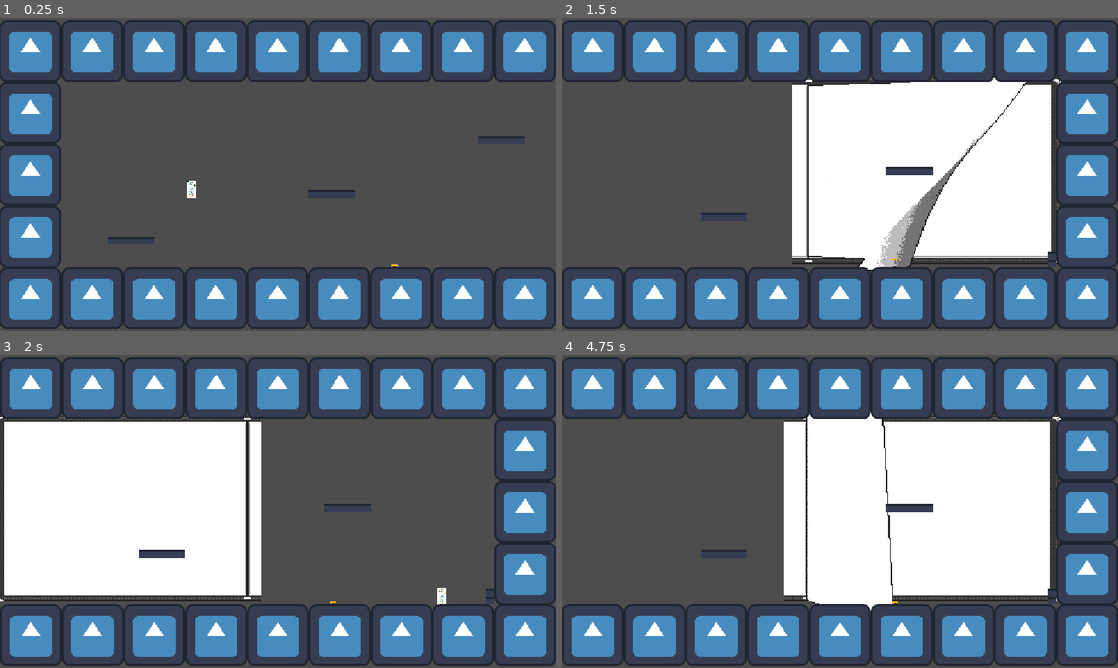
Above: before the commit, frames 1-4 (two rows, left to right).
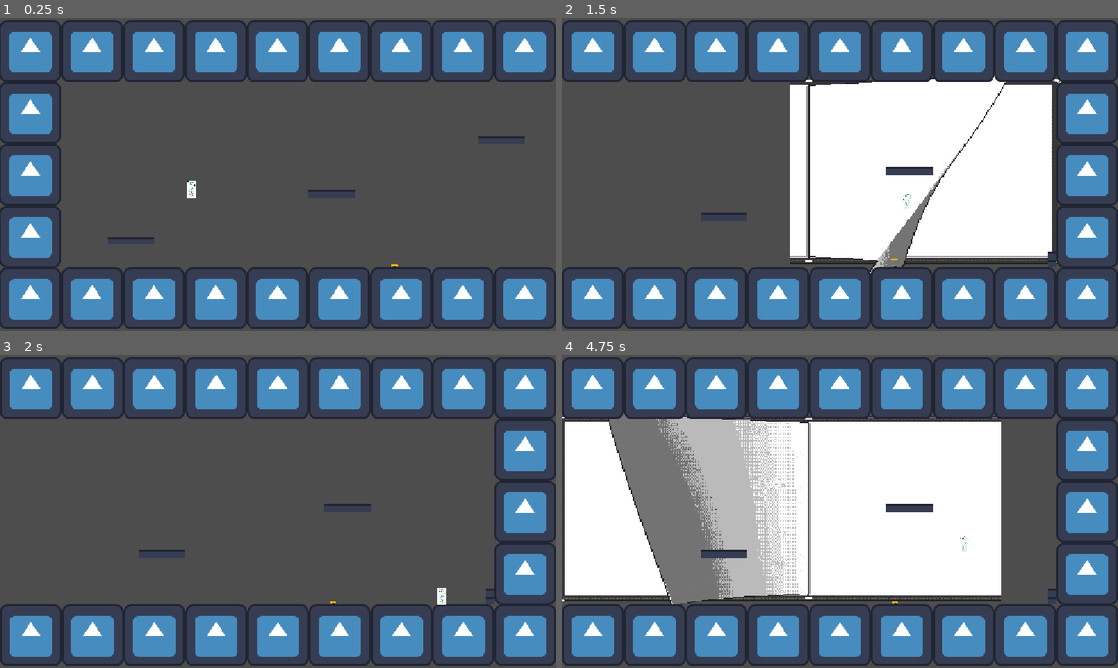
Above: after the commit, the same moments.

Repository: benjaminChambo/game-jamimag
Game: Godot game, scene res://Scènes/SceneTestPrincipale.tscn
Two runs of this game, one before a commit and one after it. Both use one fixed random seed, a clock stepped at 60 frames per second and the inputs below. The engine's default icon, where the game draws it, is replaced by a stand-in: a white triangle on a blue panel in a dark square.
Inputs:
- Up to frame 1 (0.25 s): no input
- Up to frame 2 (1.5 s): hold D (right_d) from 0.53 s (still down); tap O (dash_o) at 0.6 s; tap Space (space_jump) at 0.77 s; tap P (turn_page_p) at 1.35 s
- Up to frame 3 (2 s): keep holding D (right_d); tap Space (space_jump) at 1.52 s
- Up to frame 4 (4.75 s): release D (right_d) at 2.03 s; hold Q (left_q) 2.03-2.78 s; tap O (dash_o) at 2.1, 3.6 s; hold D (right_d) 2.78-4.28 s; tap P (turn_page_p) at 2.85, 4.35 s; tap Space (space_jump) at 3.02, 3.77, 4.52 s; tap Enter at 4.25 s; hold Q (left_q) from 4.28 s (still down)

Frame 1 is identical in both runs. In frame 2, 2.0% of the frame differs, in the area x 41-90%, y 18-82%; in frame 3, 26%; in frame 4, 29%, in the area x 0-90%, y 18-82%.

Commit message:
Coordonnée z player à 5 pour passer devant page

Diff:
--- a/Scènes/ScenePersonnage.tscn
+++ b/Scènes/ScenePersonnage.tscn
@@ -7,6 +7,7 @@
 height = 34.0
 
 [node name="Joueur" type="CharacterBody2D" unique_id=1304069712 groups=["joueur"]]
+z_index = 5
 script = ExtResource("1_jtnla")
 metadata/_edit_group_ = true
 
--- a/Scènes/SceneTestPrincipale.tscn
+++ b/Scènes/SceneTestPrincipale.tscn
@@ -107,7 +107,7 @@
 }],
 "loop": 0,
 "name": &"PageTurn",
-"speed": 18.0
+"speed": 25.0
 }]
 
 [sub_resource type="PhysicsMaterial" id="PhysicsMaterial_epypp"]
